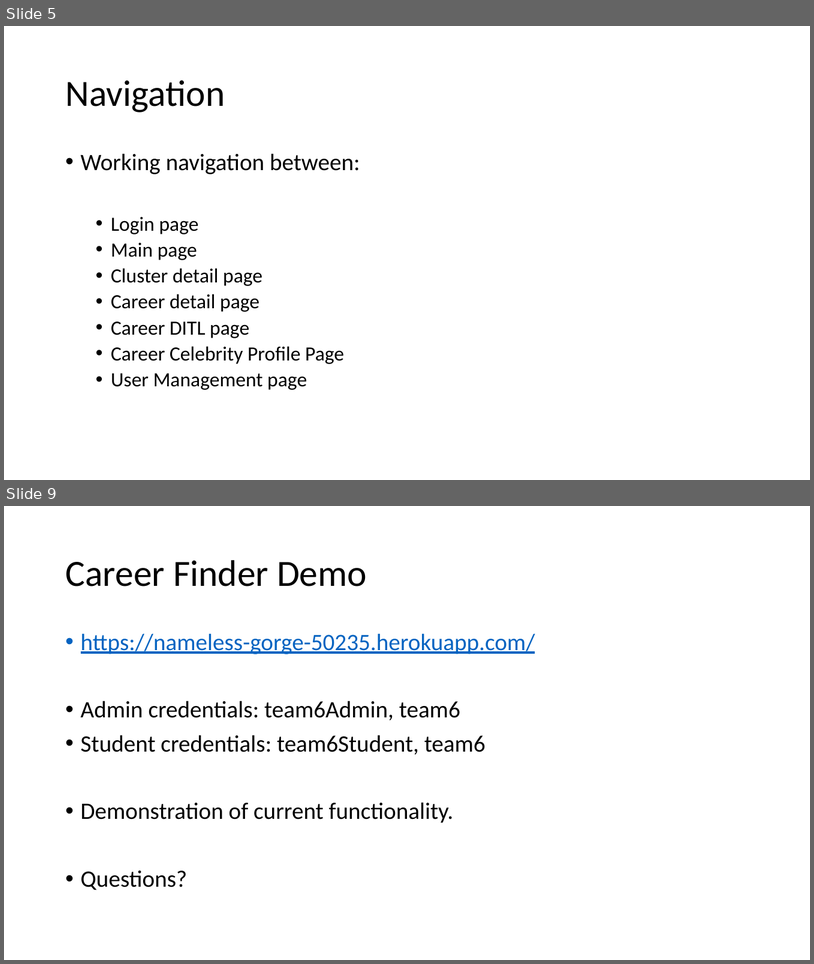
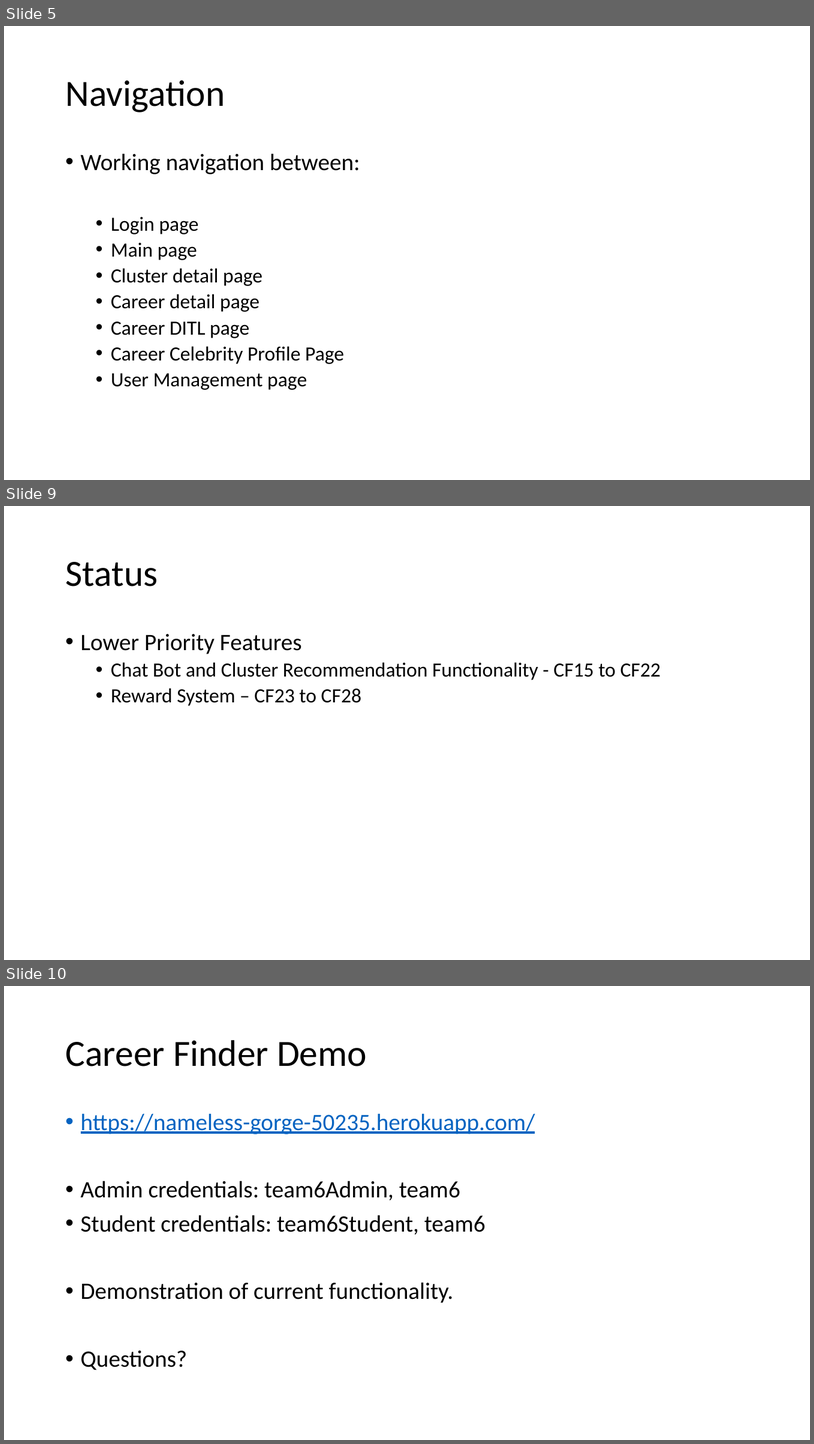
Before and after one commit to audiblePi/career-finder, a slide deck: docs/sprint2Presentation.pptx. Shown one above the other, each under a label of ours: slides 5 and 9 before the commit, slides 5, 9 and 10 after it; the slides between them are not shown. The pictures are 814x964 and 814x1444 pixels, drawn with LibreOffice and Linux fonts; fonts in the diff are those of the drawing. Boxes give left, top, right and bottom in pixels: in the first picture for what was removed or moved away, otherwise in the second. Text is boxed around its words. In the diff, an @@ line names an element or a change of style, - is before the commit and + after.

```diff
--- a/docs/sprint2Presentation.pptx
+++ b/docs/sprint2Presentation.pptx
@@ slide 9 added at (4, 506, 810, 960), background #FFFFFF @@
@@ title added at (65, 562, 158, 586), 44 pt, text #000000 @@
+Status
@@ text added at (81, 634, 661, 706), 24 pt, text #000000 @@
+• Lower Priority Features
+  • Chat Bot and Cluster Recommendation Functionality - CF15 to CF22
+  • Reward System – CF23 to CF28
@@ what was slide 9 is now slide 10 @@
```
Also in this commit, not shown: 3 slides changed, 1 other slide added, 1 slide removed.
